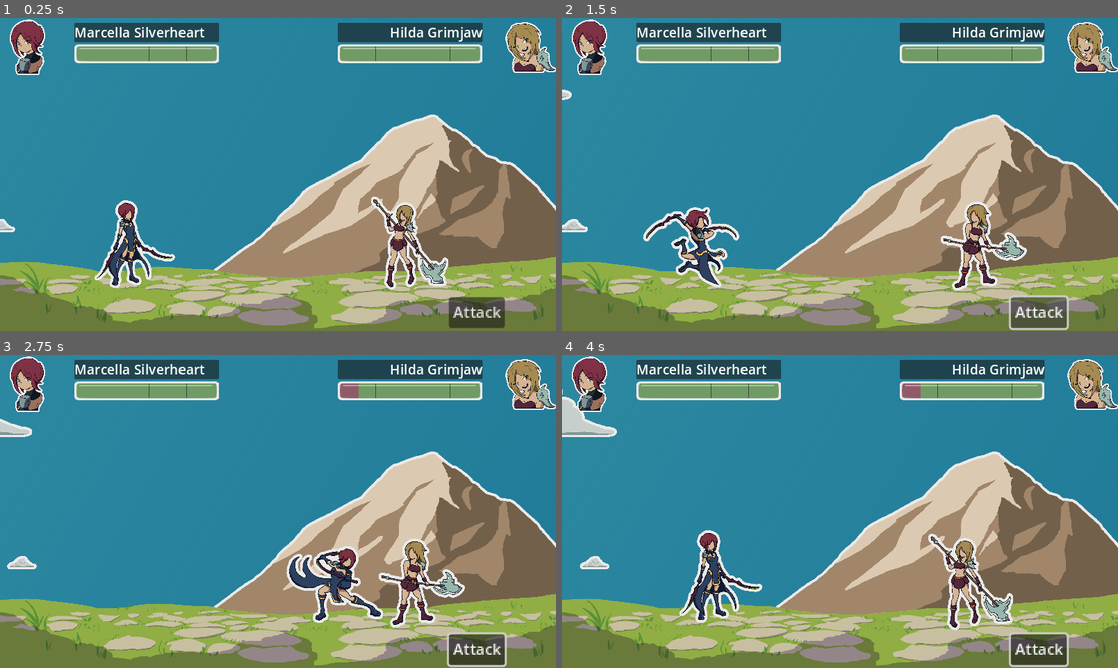
Above: before the commit, frames 1-4 (two rows, left to right).
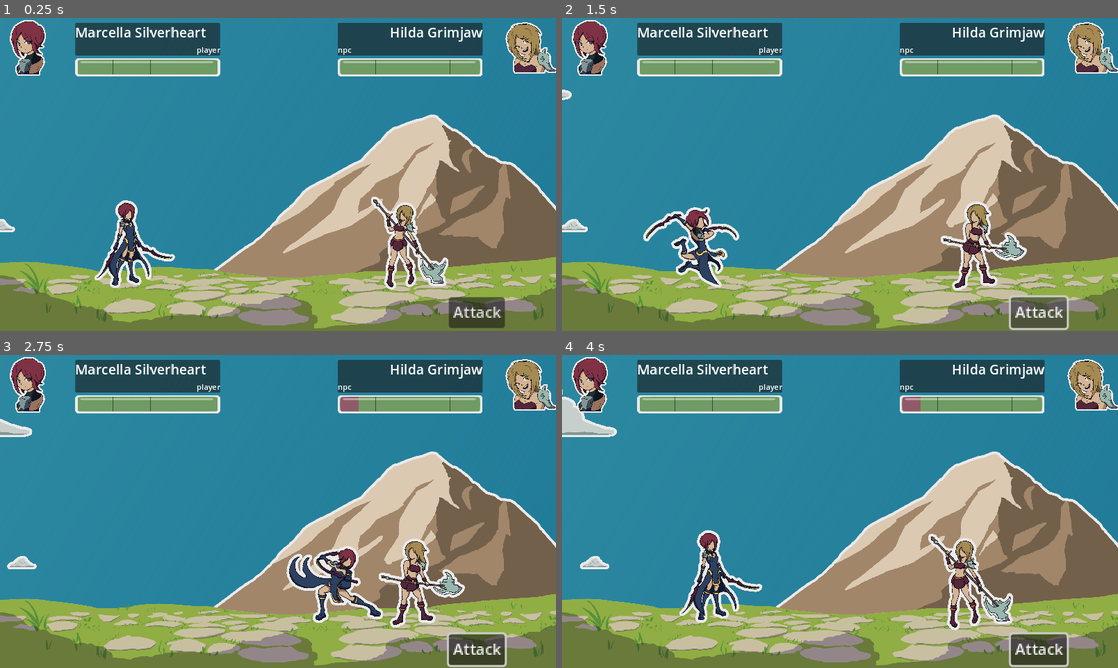
Above: after the commit, the same moments.

Repository: MajorZiploc/sticker_book_moments
Game: Godot game, scene res://lvls/battle_scene.tscn
Same seed, same stepped clock (60 frames per second), same inputs: the game is played once before the commit and once after it.
Inputs (mouse positions are in pixels of both pictures, inside the frame that each line leads up to):
- Up to frame 1 (0.25 s): no input
- Up to frame 2 (1.5 s): tap Enter (ui_accept) at 0.5, 0.77 s; move the mouse to (962, 158) at 0.52 s; hold D (right) 0.53-1.25 s; hold F 0.53-1.25 s; click (962, 158) at 0.67 s; click "Attack" at 1.25 s
- Up to frame 3 (2.75 s): move the mouse to (166, 527) at 2.02 s; hold S (down) from 2.03 s (still down); tap Space at 2.1 s; tap Enter (ui_accept) at 2.27 s
- Up to frame 4 (4 s): move the mouse to (895, 442) at 2.77 s; release S (down) at 2.78 s; hold D (right) 2.78-3.53 s; hold F 2.78-3.53 s; move the mouse to (812, 574) at 3.52 s; hold W (up) from 3.53 s (still down); tap Space at 3.6 s; click (812, 574) at 3.67 s; tap Enter (ui_accept) at 3.77 s

The runs differ from the first frame. In frame 1, 6.4% of the frame differs, in the area x 1-100%, y 0-19%; in frame 2, 6.4%; in frame 3, 6.4%; in frame 4, 6.4%.

Commit message:
Add indicator for who is player and npc

Diff:
--- a/lvls/battle_scene.gd
+++ b/lvls/battle_scene.gd
@@ -37,7 +37,7 @@
   $path_left/path_follow,
   $path_left,
   $ui_root/ui/player_info/hbox/margin/vbox/healthbar,
-  $ui_root/ui/player_info/hbox/margin/vbox/panel/name,
+  $ui_root/ui/player_info/hbox/margin/vbox/panel/vbox/name,
   $ui_root/ui/player_info/hbox/bust,
 );
 @onready var npc = CombatUnit.new(
@@ -45,7 +45,7 @@
   $path_right/path_follow,
   $path_right,
   $ui_root/ui/npc_info/hbox/margin/vbox/healthbar,
-  $ui_root/ui/npc_info/hbox/margin/vbox/panel/name,
+  $ui_root/ui/npc_info/hbox/margin/vbox/panel/vbox/name,
   $ui_root/ui/npc_info/hbox/bust,
 );
 @onready var path_parry_marker: Path2D = $path_parry_marker;
--- a/lvls/battle_scene.tscn
+++ b/lvls/battle_scene.tscn
@@ -179,10 +179,18 @@
 [node name="panel" type="PanelContainer" parent="ui_root/ui/player_info/hbox/margin/vbox"]
 layout_mode = 2
 
-[node name="name" type="Label" parent="ui_root/ui/player_info/hbox/margin/vbox/panel"]
+[node name="vbox" type="VBoxContainer" parent="ui_root/ui/player_info/hbox/margin/vbox/panel"]
+layout_mode = 2
+
+[node name="name" type="Label" parent="ui_root/ui/player_info/hbox/margin/vbox/panel/vbox"]
 layout_mode = 2
 theme_type_variation = &"HeaderLarge"
 text = "name"
+
+[node name="controller" type="Label" parent="ui_root/ui/player_info/hbox/margin/vbox/panel/vbox"]
+layout_mode = 2
+text = "player"
+horizontal_alignment = 2
 
 [node name="healthbar" type="TextureProgressBar" parent="ui_root/ui/player_info/hbox/margin/vbox"]
 custom_minimum_size = Vector2(300, 40)
@@ -220,11 +228,18 @@
 [node name="panel" type="PanelContainer" parent="ui_root/ui/npc_info/hbox/margin/vbox"]
 layout_mode = 2
 
-[node name="name" type="Label" parent="ui_root/ui/npc_info/hbox/margin/vbox/panel"]
+[node name="vbox" type="VBoxContainer" parent="ui_root/ui/npc_info/hbox/margin/vbox/panel"]
+layout_mode = 2
+
+[node name="name" type="Label" parent="ui_root/ui/npc_info/hbox/margin/vbox/panel/vbox"]
 layout_mode = 2
 theme_type_variation = &"HeaderLarge"
 text = "name"
 horizontal_alignment = 2
+
+[node name="controller" type="Label" parent="ui_root/ui/npc_info/hbox/margin/vbox/panel/vbox"]
+layout_mode = 2
+text = "npc"
 
 [node name="healthbar" type="TextureProgressBar" parent="ui_root/ui/npc_info/hbox/margin/vbox"]
 custom_minimum_size = Vector2(300, 40)
